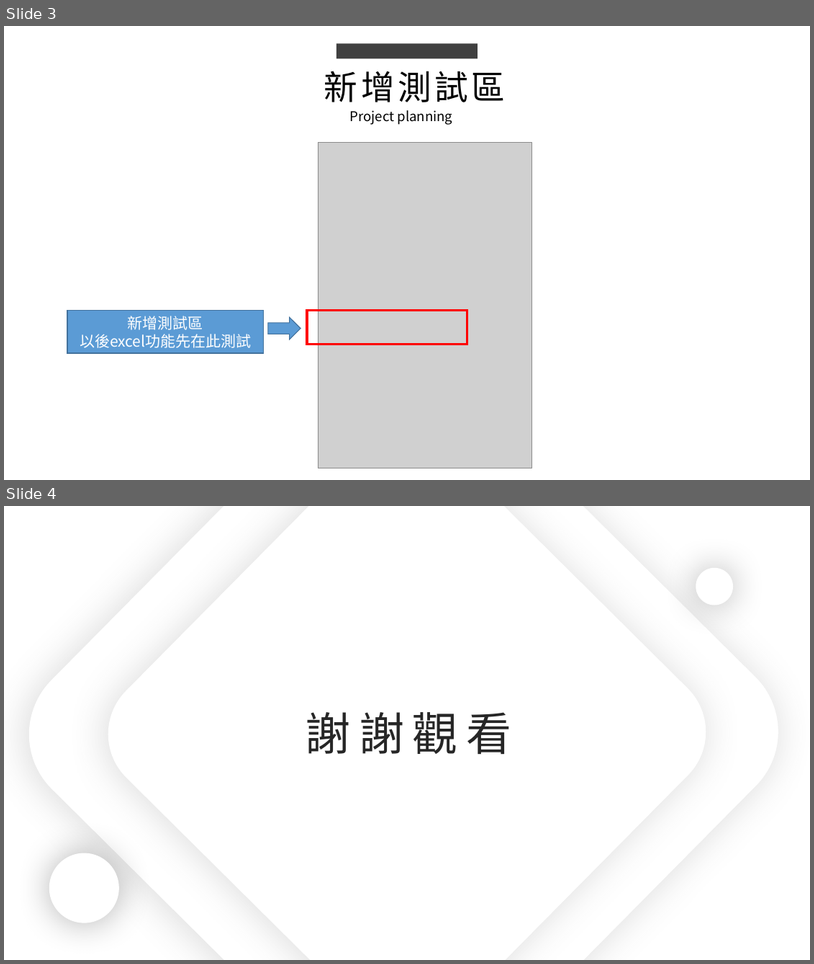
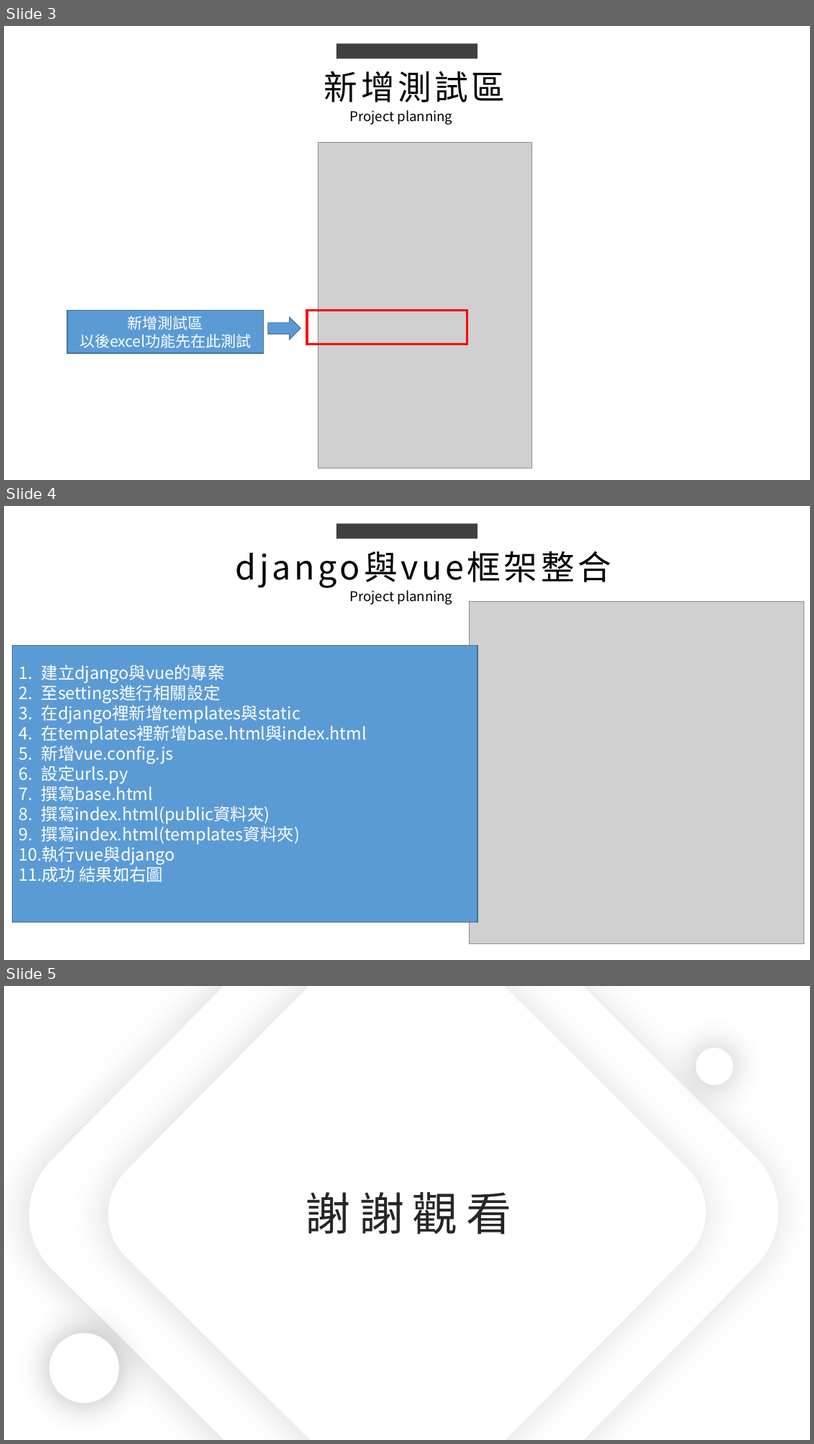
Before and after one commit to king637324/KnowledgeGreenhouseSystem, a slide deck: 工作日報_葉柏漢/2021.11/2021.11.10(加班)_2021.11.11工作日報_葉柏漢.pptx. Shown one above the other, each under a label of ours: slides 3 and 4 before the commit, slides 3, 4 and 5 after it. The pictures are 814x964 and 814x1444 pixels, drawn with LibreOffice and Linux fonts; fonts in the diff are those of the drawing; grey boxes stand for pictures. Boxes give left, top, right and bottom in pixels: in the first picture for what was removed or moved away, otherwise in the second. Text is boxed around its words. In the diff, an @@ line names an element or a change of style, - is before the commit and + after.

```diff
--- a/工作日報_葉柏漢/2021.11/2021.11.10(加班)_2021.11.11工作日報_葉柏漢.pptx
+++ b/工作日報_葉柏漢/2021.11/2021.11.10(加班)_2021.11.11工作日報_葉柏漢.pptx
@@ slide 4 added at (4, 506, 810, 960), background #FFFFFF @@
@@ rectangle added at (337, 523, 478, 538), fill #404040 @@
@@ text added at (229, 543, 692, 590), 40 pt, text #000000 @@
+django與vue框架整合
@@ text added at (350, 590, 453, 605), 16 pt, text #000000 @@
+Project planning
@@ picture added at (469, 602, 805, 943) @@
@@ rectangle added at (13, 645, 478, 922), fill #5B9BD5, outline #43739E 1 pt, 20 pt, text #FFFFFF @@
+1. 建立django與vue的專案
+2. 至settings進行相關設定
+3. 在django裡新增templates與static
+4. 在templates裡新增base.html與index.html
+5. 新增vue.config.js
+6. 設定urls.py
+7. 撰寫base.html
+8. 撰寫index.html(public資料夾)
+9. 撰寫index.html(templates資料夾)
+10. 執行vue與django
+11. 成功 結果如右圖
@@ what was slide 4 is now slide 5 @@
```
Also in this commit, not shown: 1 slide changed, 3 other files.
